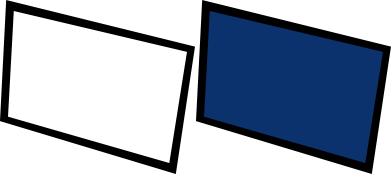
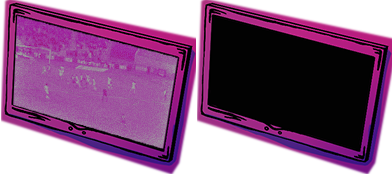
Revision of a layered (392, 174) image; what changed, layer by layer:
added layer "Calque 3" (addition) above "Calque 2" over <box>0,0,392,174</box>
added layer "Calque 2" (62%) above "Calque 1 copie" over <box>13,15,179,149</box>
added layer "Calque 1 copie" above "Calque 1" over <box>197,0,392,174</box>
added layer "Calque 1" above "Rectangle 1 copie 3" over <box>1,0,196,174</box>
hid "Rectangle 1 copie 3" (1st of 2) over <box>8,11,187,163</box>
hid "Rectangle 1 copie 3" (2nd of 2) over <box>0,0,195,174</box>
hid "Rectangle 1 copie 2" over <box>204,11,383,163</box>
hid "Rectangle 1 copie" over <box>196,0,391,174</box>
